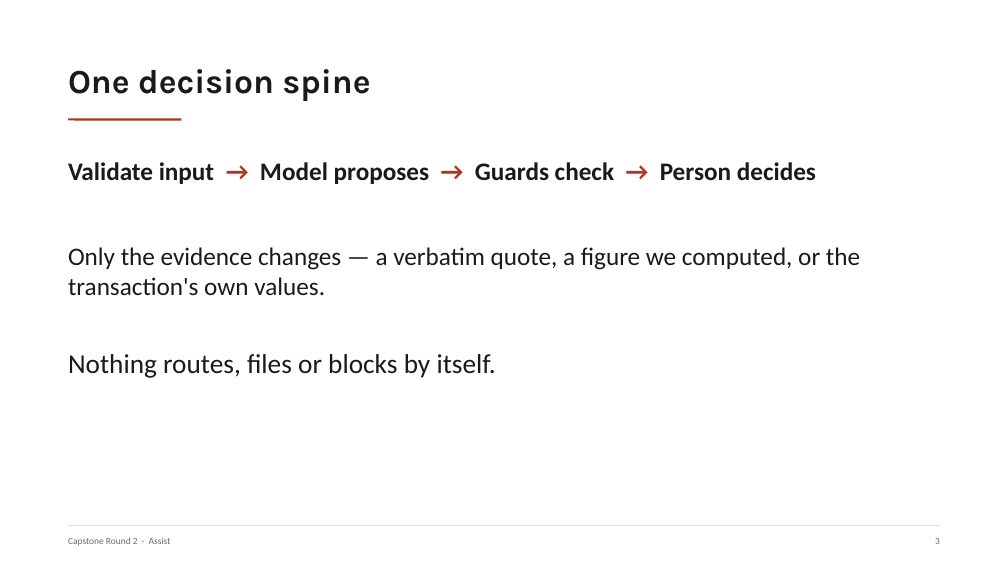
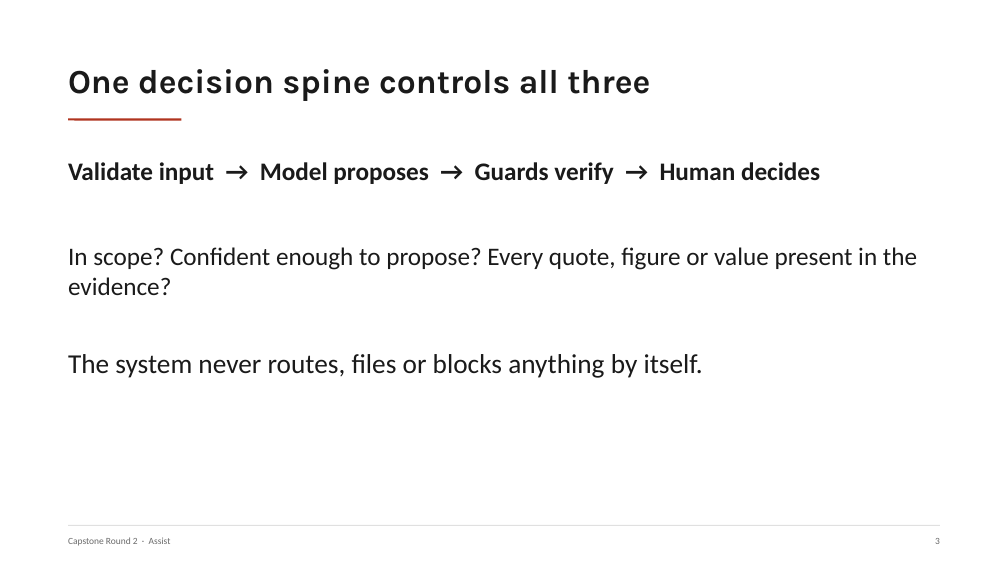
Before and after one commit to nyelugo/PROJECT-Capstone-AI-Consulting, a slide deck: slide 4 of presentation.pptx. Drawn at 1008x567 pixels with LibreOffice and Linux fonts; fonts in the diff are those of the drawing. Boxes give left, top, right and bottom in pixels: in the first picture for what was removed or moved away, otherwise in the second. Text is boxed around its words. In the diff, an @@ line names an element or a change of style, - is before the commit and + after.

```diff
--- a/presentation.pptx
+++ b/presentation.pptx
@@ text at [68,69,650,101]: text changed @@
-One decision spine
+One decision spine controls all three
@@ text at [68,162,820,184]: text changed @@
-Validate input → Model proposes → Guards check → Person decides
+Validate input → Model proposes → Guards verify → Human decides
@@ text at [68,247,917,295]: text changed @@
-Only the evidence changes — a verbatim quote, a figure we computed, or the transaction's own values.
+In scope? Confident enough to propose? Every quote, figure or value present in the evidence?
@@ text at [68,354,703,378]: text changed @@
-Nothing routes, files or blocks by itself.
+The system never routes, files or blocks anything by itself.
```
Also in this commit, not shown: 10 other slides changed, 4 slides added, 7 slides removed, 1 other file.
